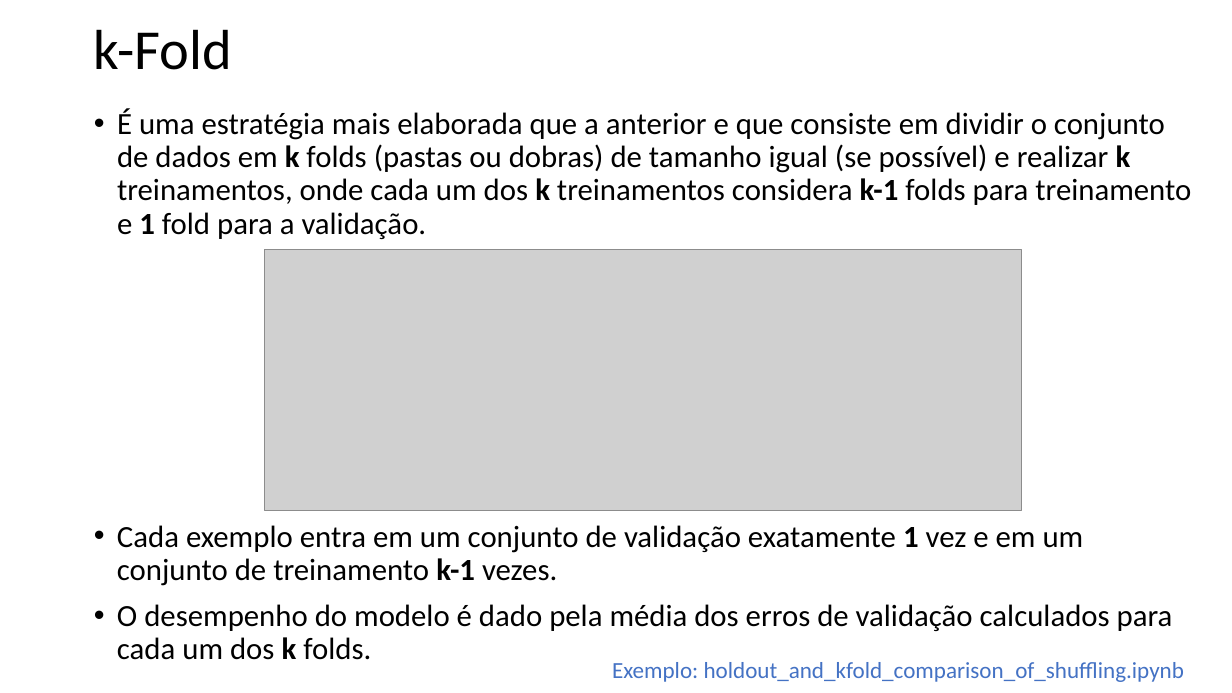
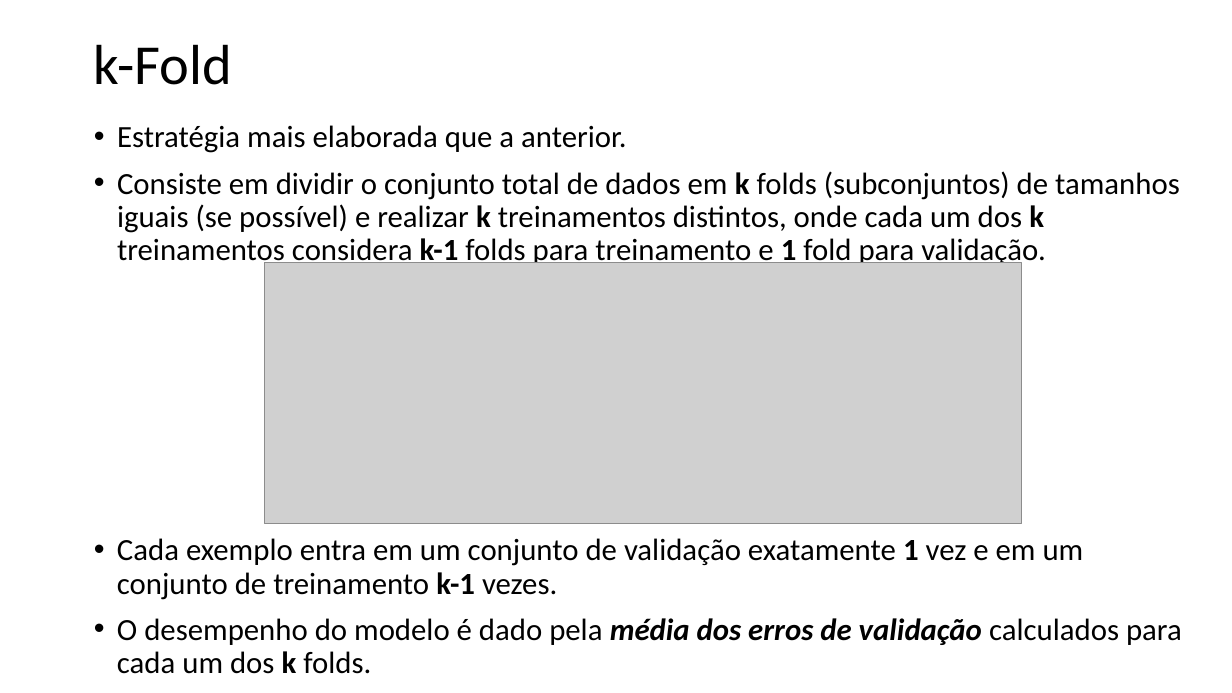
Before and after one commit to zz4fap/t319_aprendizado_de_maquina, a slide deck: slide 6 of slides/T319_Regressão_Linear (Parte V).pptx (slide 9 before the commit). Drawn at 1232x693 pixels with LibreOffice and Linux fonts; fonts in the diff are those of the drawing; grey boxes stand for pictures. Boxes give left, top, right and bottom in pixels: in the first picture for what was removed or moved away, otherwise in the second. Text is boxed around its words. In the diff, an @@ line names an element or a change of style, - is before the commit and + after.

```diff
--- a/slides/T319_Regressão_Linear (Parte V).pptx
+++ b/slides/T319_Regressão_Linear (Parte V).pptx
@@ 1 picture, 1 text, 1 title: place and size @@
-1 picture, 1 text, 1 title at box(94, 29, 1173, 660)
+1 picture, 1 text, 1 title at box(94, 44, 1182, 674)
@@ text at box(117, 125, 1180, 268): text changed @@
-• É uma estratégia mais elaborada que a anterior e que consiste em dividir o conjunto de dados em k folds (pastas ou dobras) de tamanho igual (se possível) e realizar k treinamentos, onde cada um dos k treinamentos considera k-1 folds para treinamento e 1 fold para a validação.
+• Estratégia mais elaborada que a anterior.
+• Consiste em dividir o conjunto total de dados em k folds (subconjuntos) de tamanhos iguais (se possível) e realizar k treinamentos distintos, onde cada um dos k treinamentos considera k-1 folds para treinamento e 1 fold para validação.
@@ text at box(117, 618, 1182, 674): bold on, italic on in "média dos erros de validação" @@
@@ text removed at box(612, 662, 1184, 682) @@
-Exemplo: holdout_and_kfold_comparison_of_shuffling.ipynb
```
Also in this commit, not shown: 5 other slides changed, 7 slides added, 8 slides removed, 8 other files.
